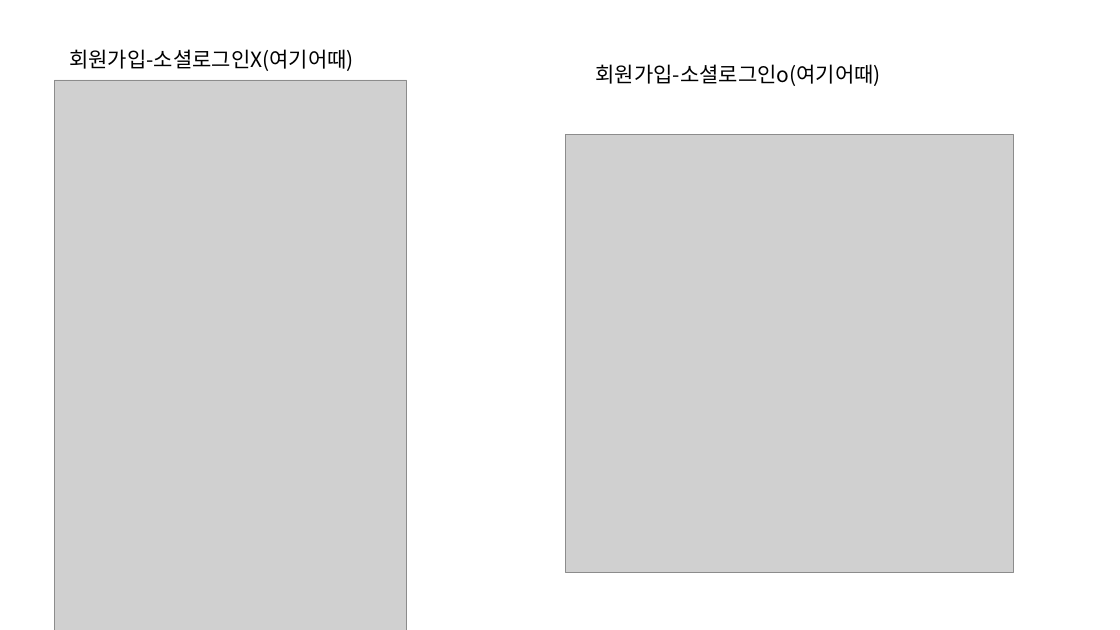
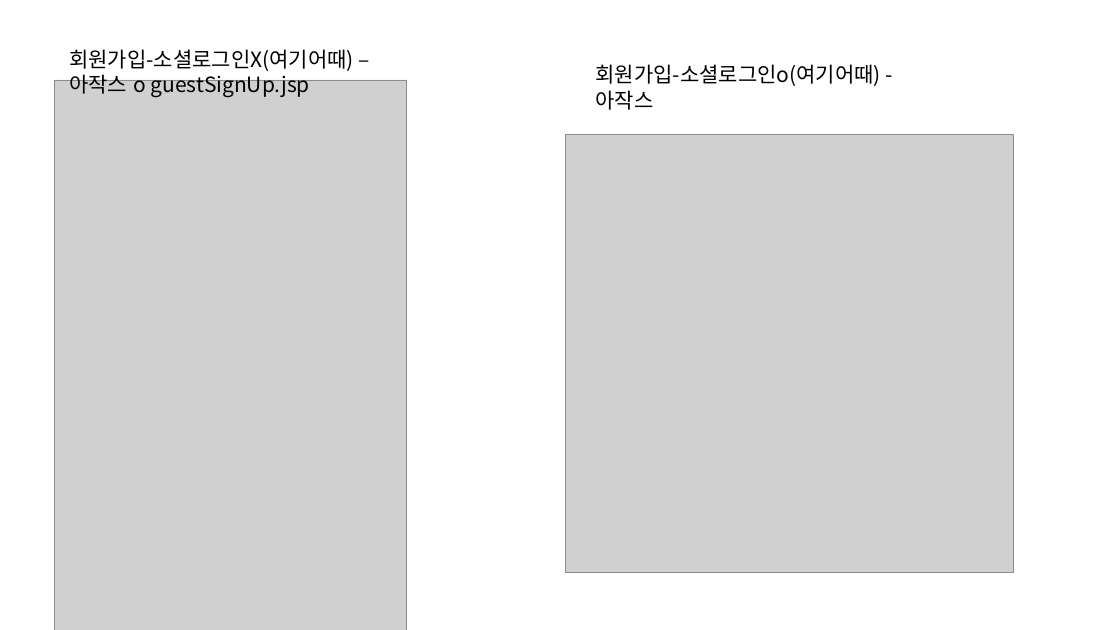
Before and after one commit to juyeon319/2024-nollrae, a slide deck: slide 5 of 로그인회원가입.pptx. Drawn at 1120x630 pixels with LibreOffice and Linux fonts; fonts in the diff are those of the drawing; grey boxes stand for pictures. Boxes give left, top, right and bottom in pixels: in the first picture for what was removed or moved away, otherwise in the second. Text is boxed around its words. In the diff, an @@ line names an element or a change of style, - is before the commit and + after.

Commit message:
0820 - ui

```diff
--- a/로그인회원가입.pptx
+++ b/로그인회원가입.pptx
@@ text at box(69, 49, 354, 97): text changed @@
-회원가입-소셜로그인X(여기어때)
+회원가입-소셜로그인X(여기어때) – 아작스 o guestSignUp.jsp
@@ text at box(596, 64, 881, 110): text changed @@
-회원가입-소셜로그인o(여기어때)
+회원가입-소셜로그인o(여기어때) - 아작스
```
Also in this commit, not shown: 4 other slides changed.
